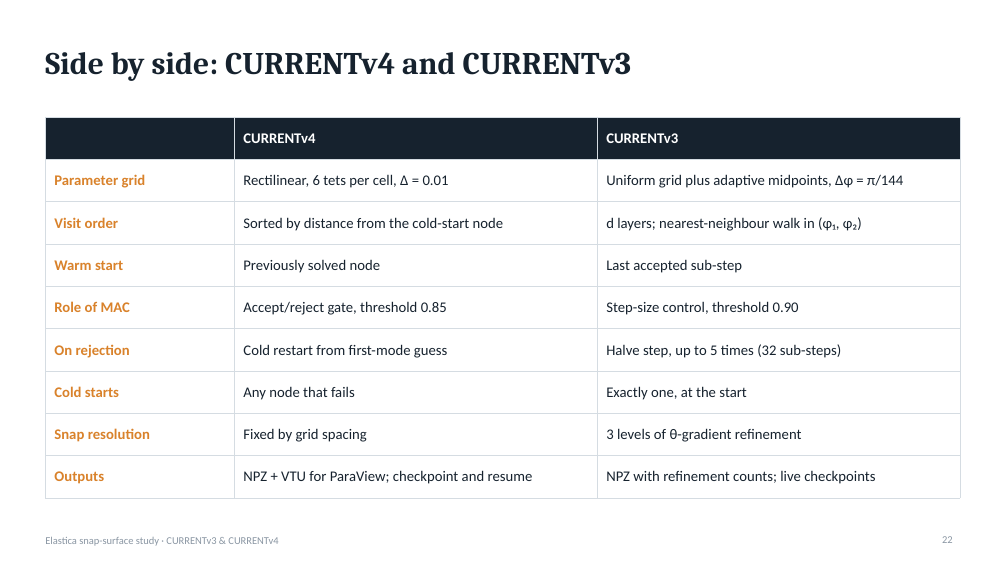
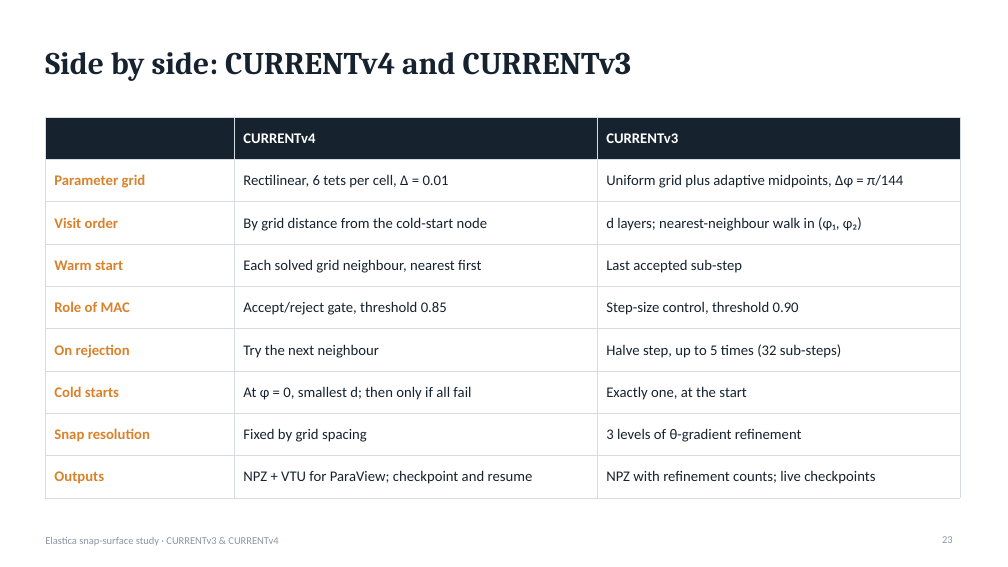
Before and after one commit to grraxx/elastica, a slide deck: slide 23 of presentation/elastica_snap_surface.pptx (slide 22 before the commit). Drawn at 1008x567 pixels with LibreOffice and Linux fonts; fonts in the diff are those of the drawing. Boxes give left, top, right and bottom in pixels: in the first picture for what was removed or moved away, otherwise in the second. Text is boxed around its words. In the diff, an @@ line names an element or a change of style, - is before the commit and + after.

```diff
--- a/presentation/elastica_snap_surface.pptx
+++ b/presentation/elastica_snap_surface.pptx
@@ table at <box>45,117,960,498</box> @@
-row 3, column 2: Sorted by distance from the cold-start node
+row 3, column 2: By grid distance from the cold-start node
-row 4, column 2: Previously solved node
+row 4, column 2: Each solved grid neighbour, nearest first
-row 6, column 2: Cold restart from first-mode guess
+row 6, column 2: Try the next neighbour
-row 7, column 2: Any node that fails
+row 7, column 2: At φ = 0, smallest d; then only if all fail
```
Also in this commit, not shown: 5 other slides changed, 1 slide added, 3 other files.
